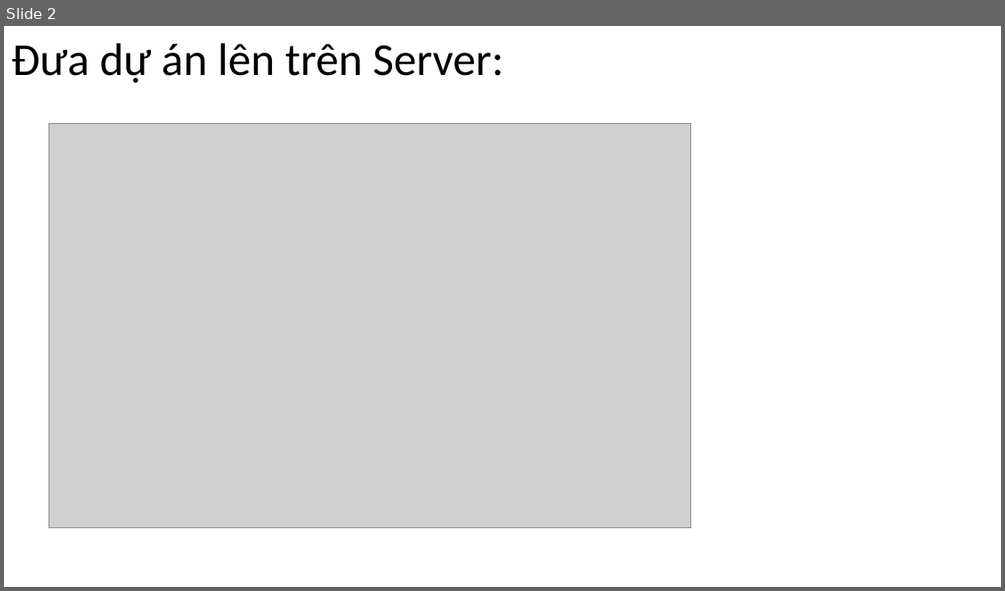
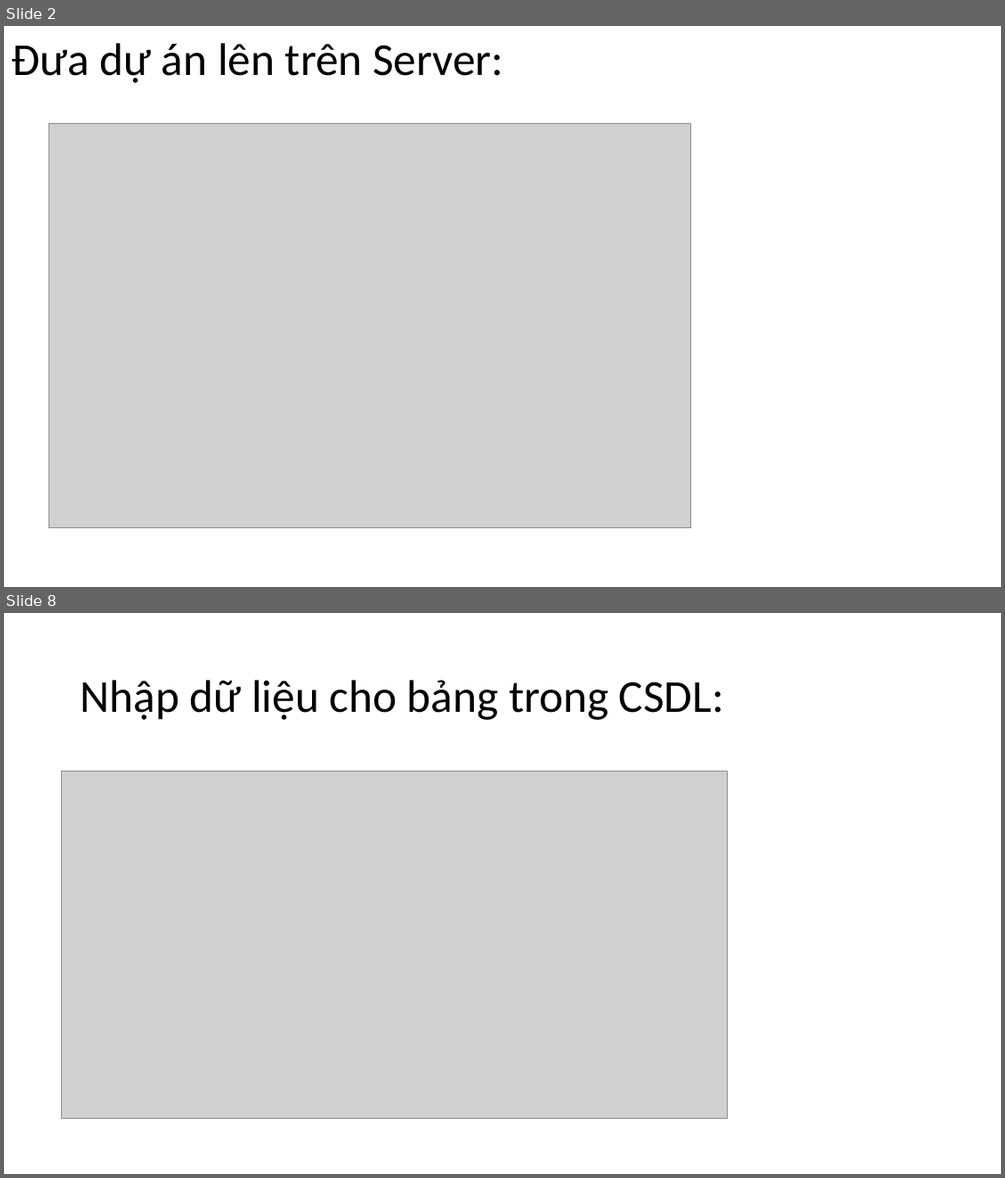
Before and after one commit to DangVanDoan05/WordPress, a slide deck: Import&ExPort DataBasePHP.pptx. Shown one above the other, each under a label of ours: slide 2 before the commit, slides 2 and 8 after it; the slides between them are not shown. The pictures are 1005x591 and 1005x1178 pixels, drawn with LibreOffice and Linux fonts; fonts in the diff are those of the drawing; grey boxes stand for pictures. Boxes give left, top, right and bottom in pixels: in the first picture for what was removed or moved away, otherwise in the second. Text is boxed around its words. In the diff, an @@ line names an element or a change of style, - is before the commit and + after.

```diff
--- a/Import&ExPort DataBasePHP.pptx
+++ b/Import&ExPort DataBasePHP.pptx
@@ slide 8 added at <box>4,613,1001,1174</box>, background #FFFFFF @@
@@ title added at <box>80,680,724,720</box>, 44 pt, text #000000 @@
+Nhập dữ liệu cho bảng trong CSDL:
@@ picture added at <box>62,771,727,1119</box> @@
```
Also in this commit, not shown: 1 slide changed, 7 other slides added, 1 slide removed, 4 other files.
